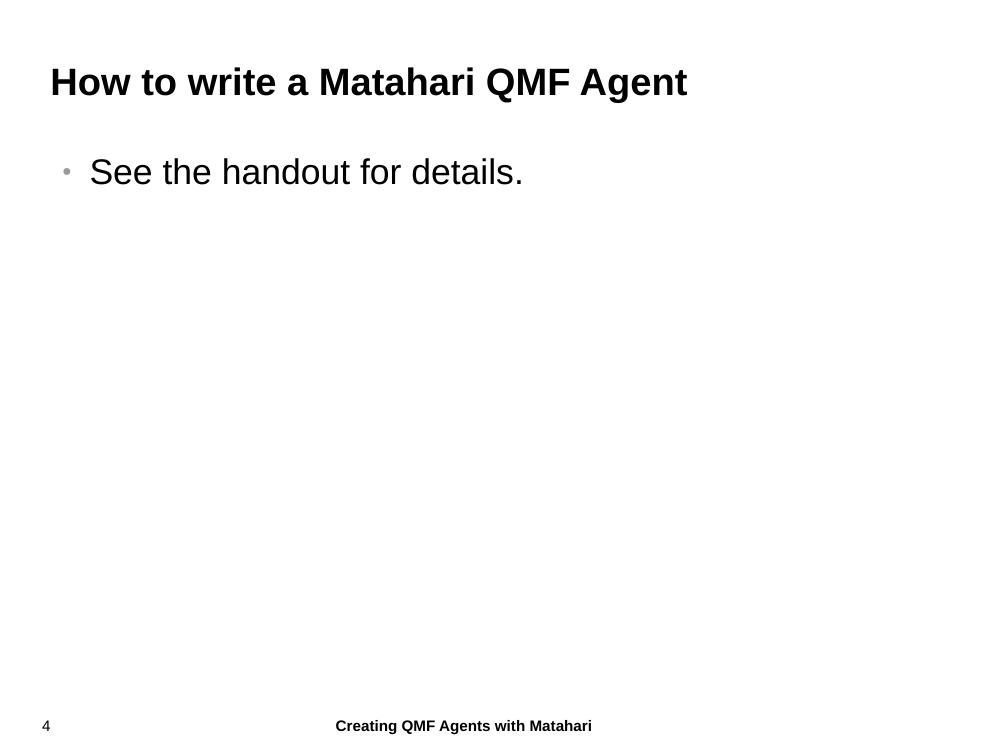
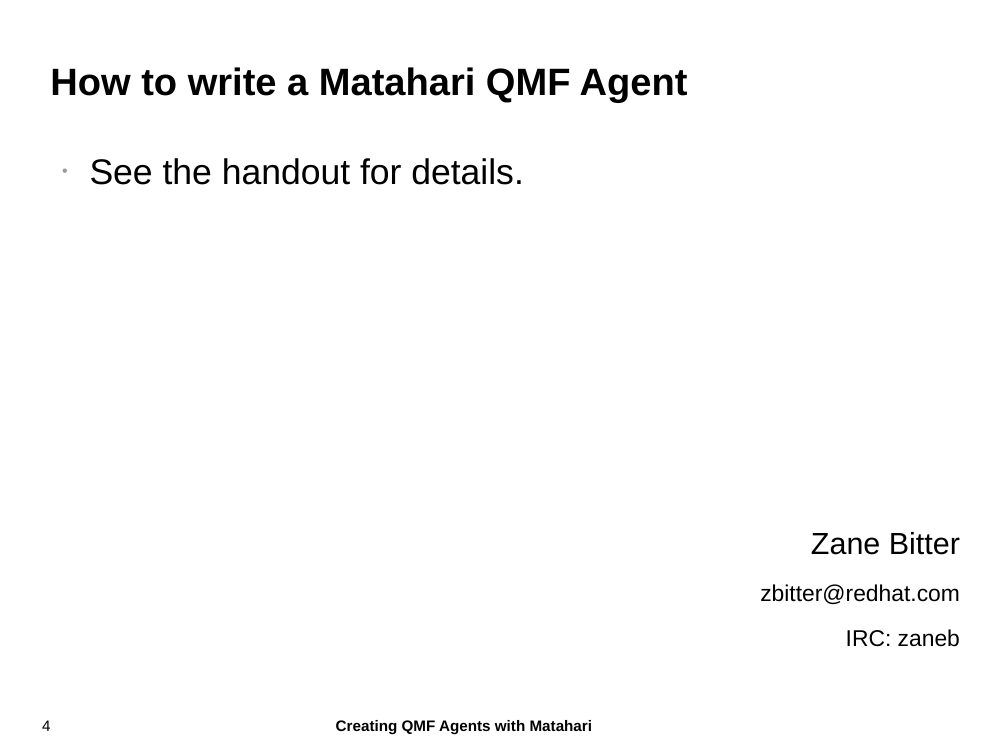
Before and after one commit to zaneb/presentations, a slide deck: slide 4 of Matahari-2011-10-12.odp. Drawn at 1008x756 pixels with LibreOffice and Linux fonts; fonts in the diff are those of the drawing; background and template pictures are left out. Boxes give left, top, right and bottom in pixels: in the first picture for what was removed or moved away, otherwise in the second. Text is boxed around its words. In the diff, an @@ line names an element or a change of style, - is before the commit and + after.

Commit message:
Add contact details to slides

```diff
--- a/Matahari-2011-10-12.odp
+++ b/Matahari-2011-10-12.odp
@@ text "See the handout for details." at (90, 158, 524, 185): bullet ● to • @@
@@ text added at (760, 532, 960, 647), 18 pt, text #000000 @@
+Zane Bitter
+zbitter@redhat.com
+IRC: zaneb
```
Also in this commit, not shown: 5 other slides changed, 1 slide added.
